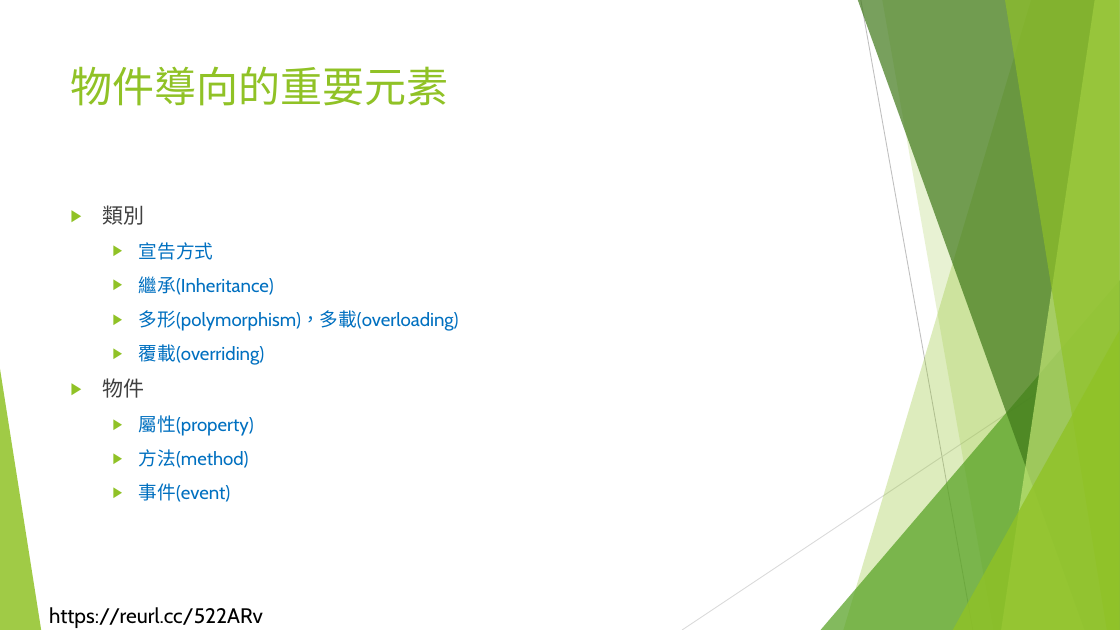
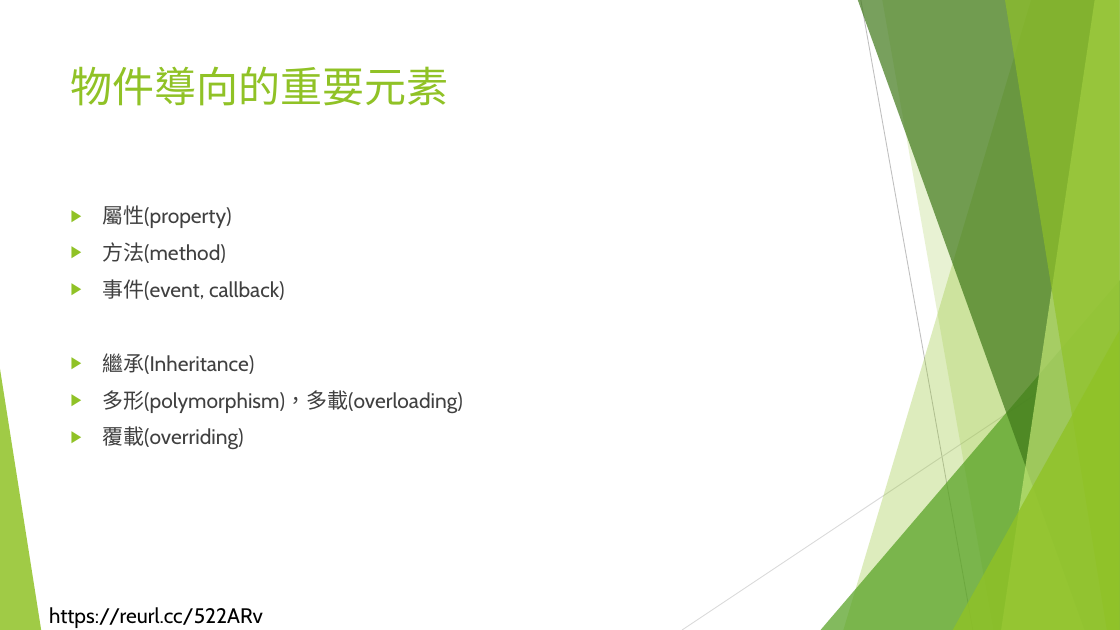
Before and after one commit to liulawsi/My_PPTs, a slide deck: slide 8 of LCC/Java/10_物件導向程式設計.pptx (slide 7 before the commit). Drawn at 1120x630 pixels with LibreOffice and Linux fonts; fonts in the diff are those of the drawing; background and template pictures are left out. Boxes give left, top, right and bottom in pixels: in the first picture for what was removed or moved away, otherwise in the second. Text is boxed around its words. In the diff, an @@ line names an element or a change of style, - is before the commit and + after.

```diff
--- a/LCC/Java/10_物件導向程式設計.pptx
+++ b/LCC/Java/10_物件導向程式設計.pptx
@@ text at [102,205,285,300]: text changed; size 16 to 18 pt; text colour #0070C0 to #404040 @@
-▶ 類別
-  ▶ 宣告方式
+▶ 屬性(property)
+▶ 方法(method)
+▶ 事件(event, callback)
@@ text at [102,353,463,449]: size 16 to 18 pt, text colour #0070C0 to #404040 in "繼承(Inheritance)", "多形(polymorphism)，多載(overloading)", "覆載(overriding)"; list level 2 to 1 in "繼承(Inheritance)"; list level 2 to 1 in "多形(polymorphism)，多載(overloading)"; list level 2 to 1 in "覆載(overriding)" @@
@@ text at [102,378,254,502]: paragraphs removed @@
-▶ 物件
-  ▶ 屬性(property)
-  ▶ 方法(method)
-  ▶ 事件(event)
```
Also in this commit, not shown: 9 other slides changed, 13 slides added, 4 other files.
